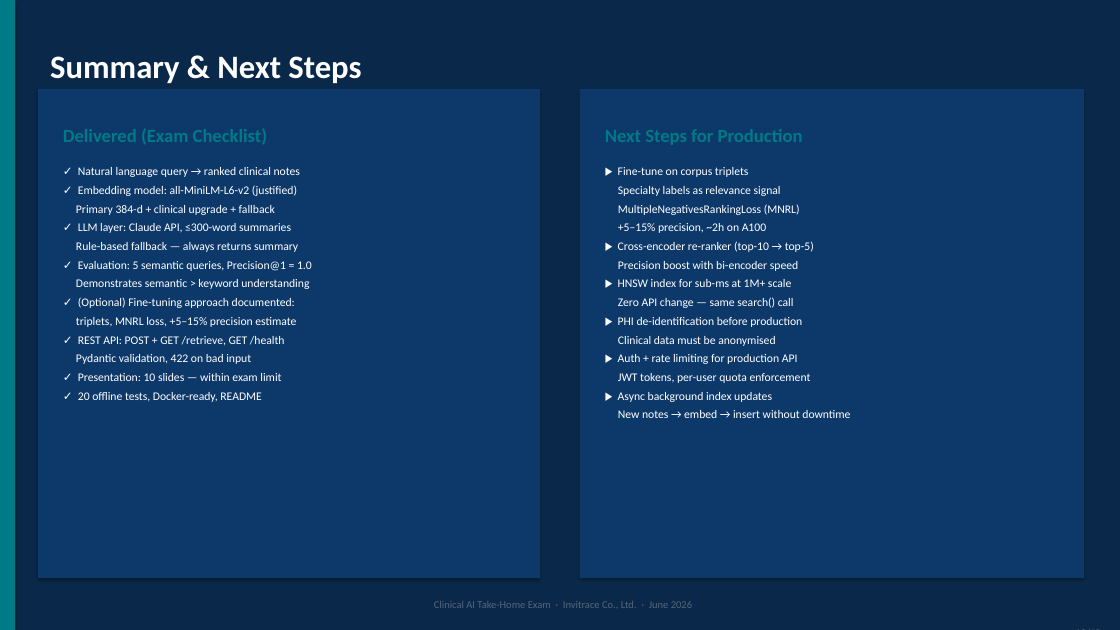
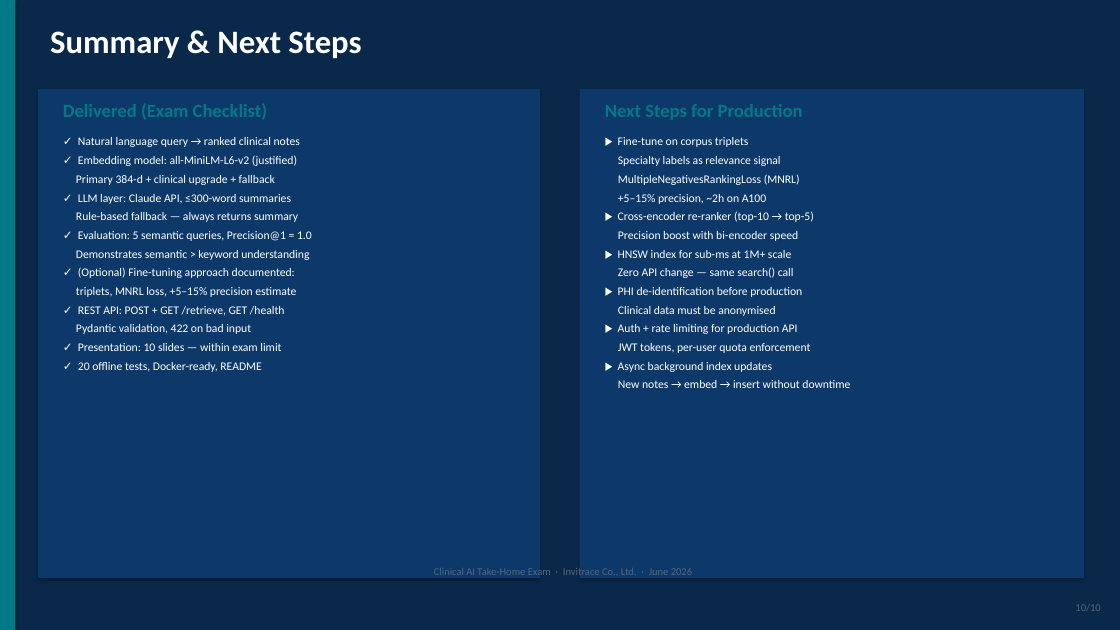
Before and after one commit to skunpoj/clinic, a slide deck: slide 10 of Clinical_Note_Retrieval_Exam.pptx. Drawn at 1120x630 pixels with LibreOffice and Linux fonts; fonts in the diff are those of the drawing. Boxes give left, top, right and bottom in pixels: in the first picture for what was removed or moved away, otherwise in the second. Text is boxed around its words. In the diff, an @@ line names an element or a change of style, - is before the commit and + after.

```diff
--- a/Clinical_Note_Retrieval_Exam.pptx
+++ b/Clinical_Note_Retrieval_Exam.pptx
@@ text "Clinical AI Take-Home Exam · ..." rewrapped from (x1=434, y1=601, x2=692, y2=608) to (x1=434, y1=568, x2=692, y2=579) @@
@@ 6 texts moved together from (x1=50, y1=56, x2=1109, y2=622) to (x1=50, y1=31, x2=1100, y2=611) @@
```
Also in this commit, not shown: 4 other files.
